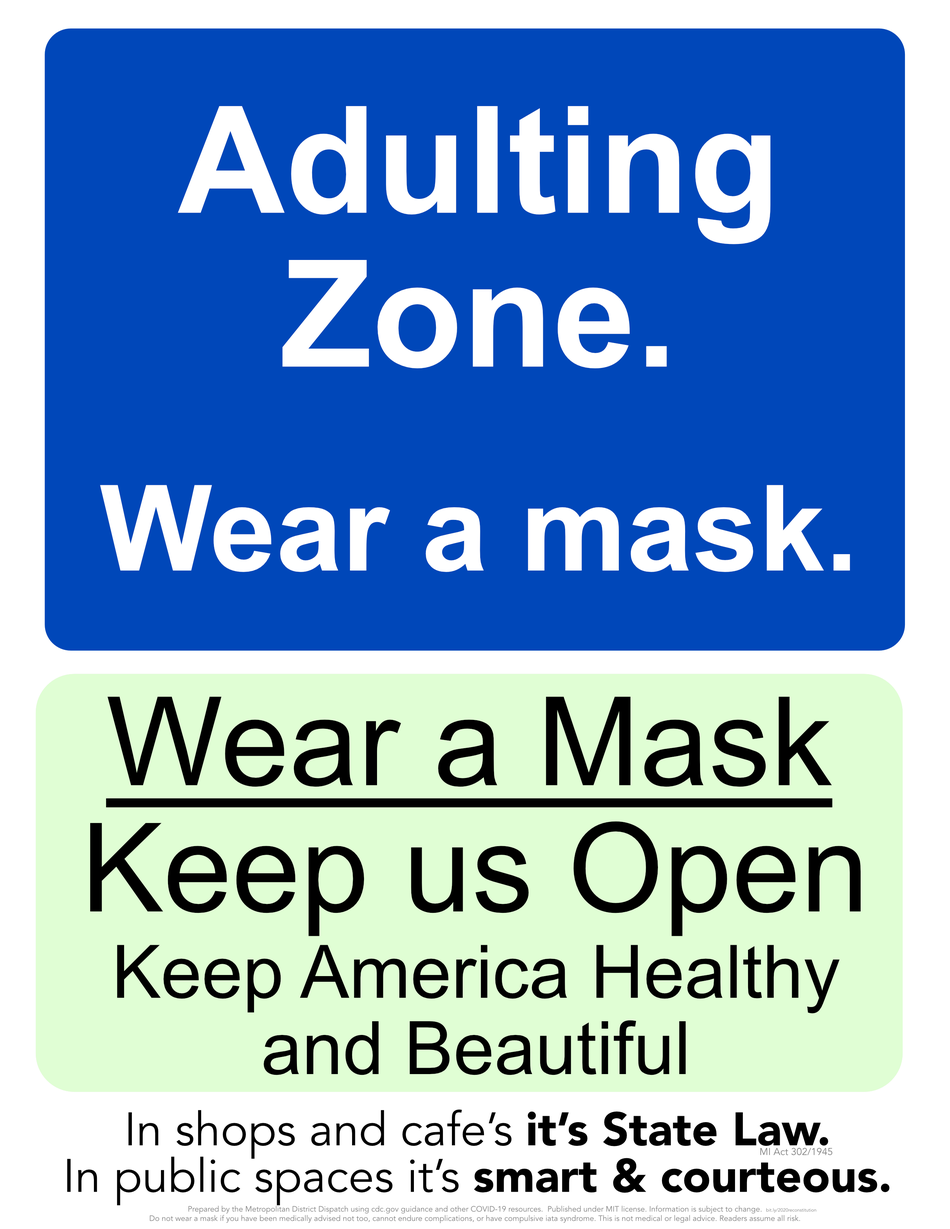
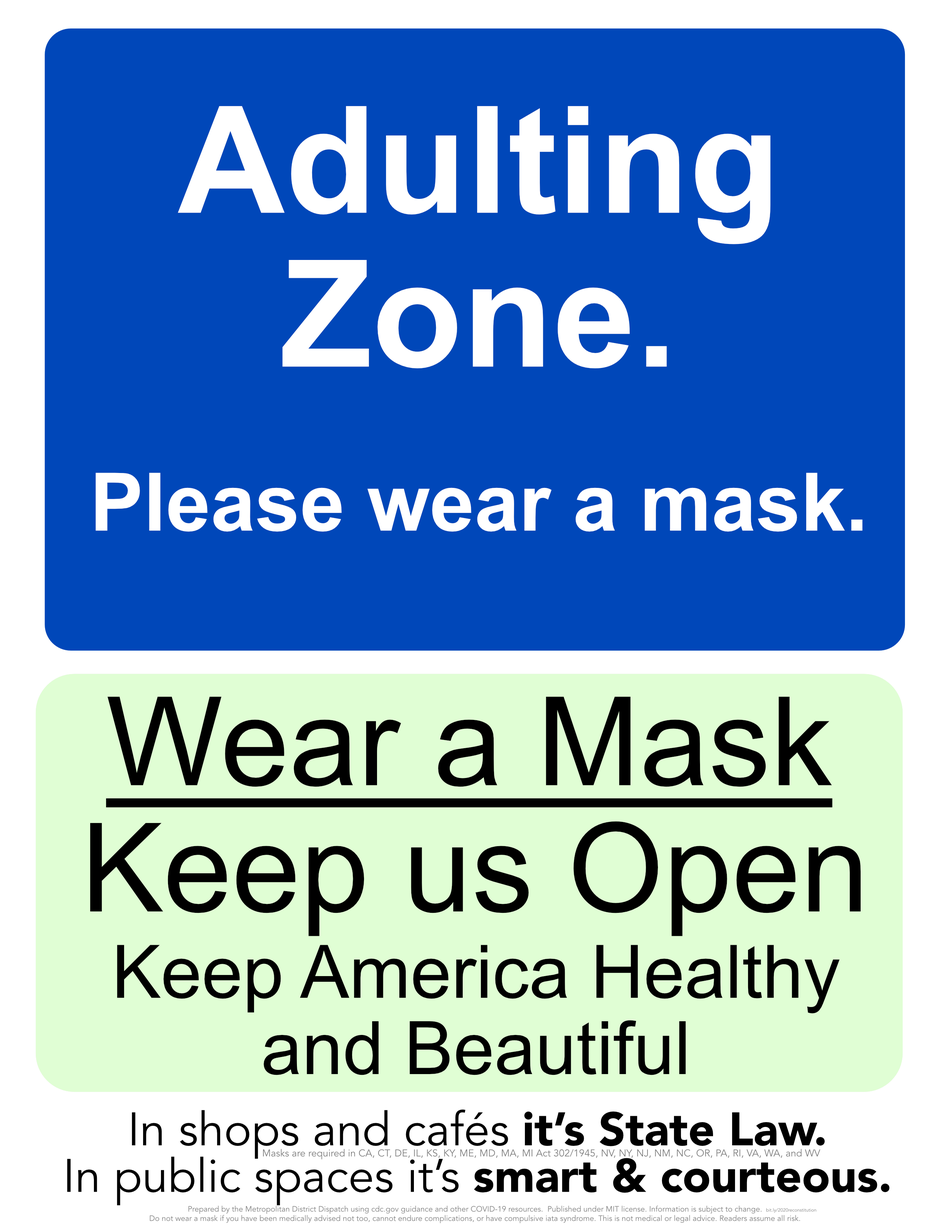
Comparing the layer stacks of the two 950×1229 images. Changes:
painted on (unnamed layer) (1st of 15) over [95, 472, 863, 573]
painted on (unnamed layer) (6th of 15, in (unnamed layer)) over [262, 1148, 833, 1160]
painted on (unnamed layer) (7th of 15, in (unnamed layer)) over [128, 1109, 829, 1160]
